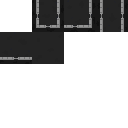
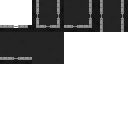
Comparing the layer stacks of the two 128x128 images. Changes:
added layer "lvl_pipedreams_corner" above "lvl_pipedreams_corner_free" over (25, 25, 32, 32)
added layer "lvl_pipedreams_corner_free" above "lvl_pipedreams_wall" over (0, 25, 7, 32)
added layer "lvl_pipedreams_wall" above "Open" over (7, 25, 25, 32)
